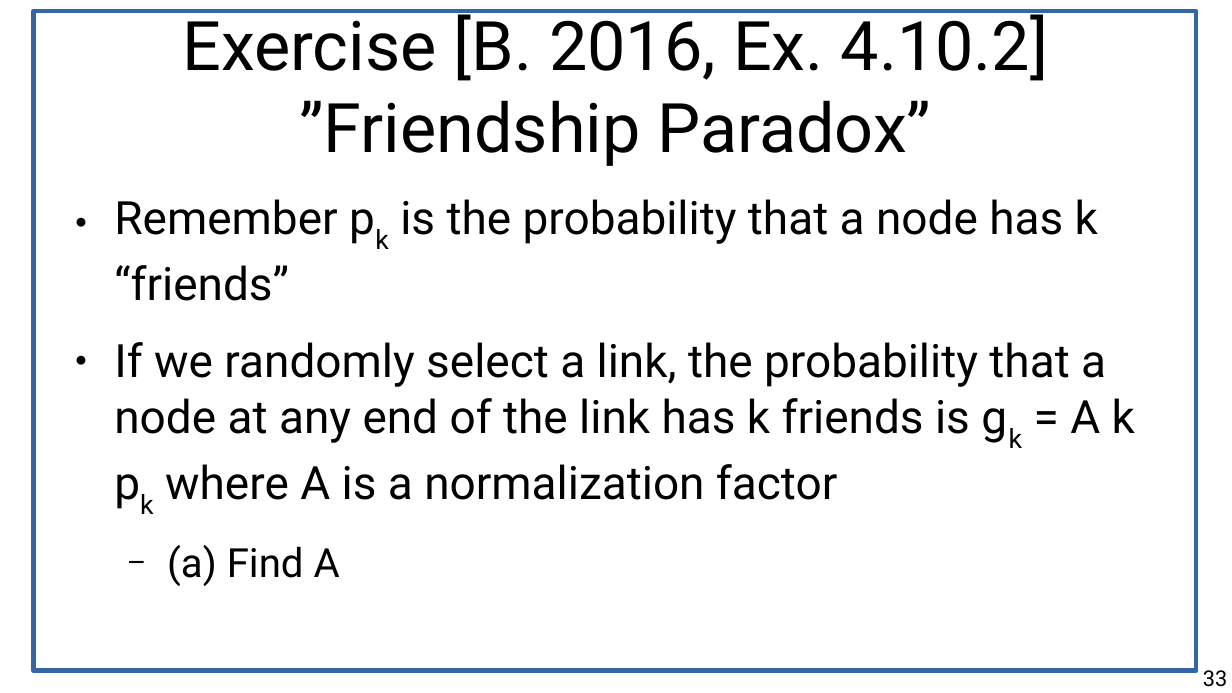
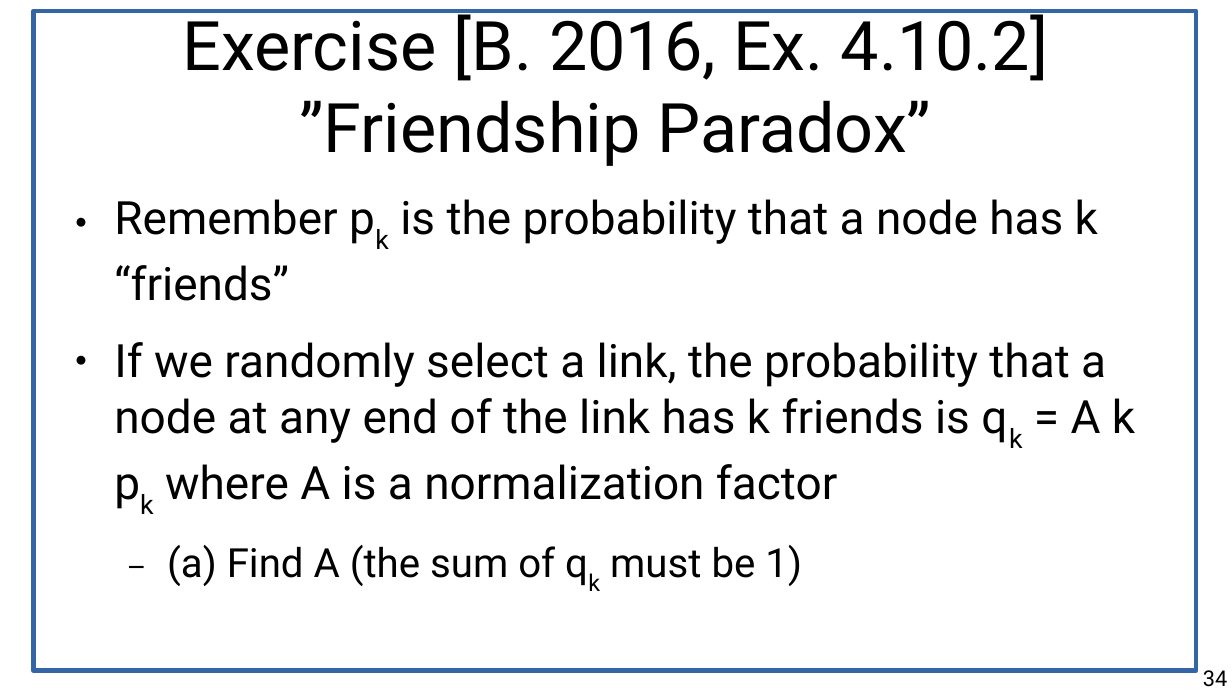
Before and after one commit to chatox/networks-science-course, a slide deck: slide 34 of theory/tt04_scale_free_networks.odp (slide 33 before the commit). Drawn at 1232x693 pixels with LibreOffice and Linux fonts; fonts in the diff are those of the drawing. Boxes give left, top, right and bottom in pixels: in the first picture for what was removed or moved away, otherwise in the second. Text is boxed around its words. In the diff, an @@ line names an element or a change of style, - is before the commit and + after.

Commit message:
Ready for lecture

```diff
--- a/theory/tt04_scale_free_networks.odp
+++ b/theory/tt04_scale_free_networks.odp
@@ text at [114,342,1135,586]: text changed @@
-● If we randomly select a link, the probability that a node at any end of the link has k friends is gk = A k pk where A is a normalization factor
-  − (a) Find A
+● If we randomly select a link, the probability that a node at any end of the link has k friends is qk = A k pk where A is a normalization factor
+  − (a) Find A (the sum of qk must be 1)
@@ page number at [1203,670,1227,687]: text changed @@
-33
+34
```
Also in this commit, not shown: 9 other slides changed, 3 slides added, 1 other file.
